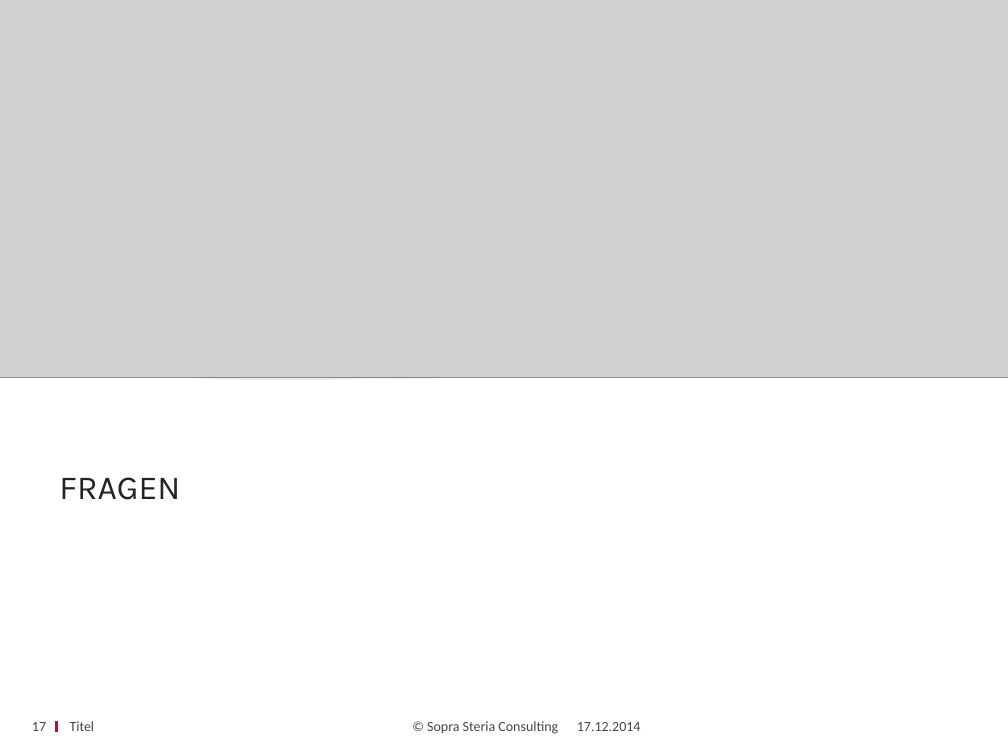
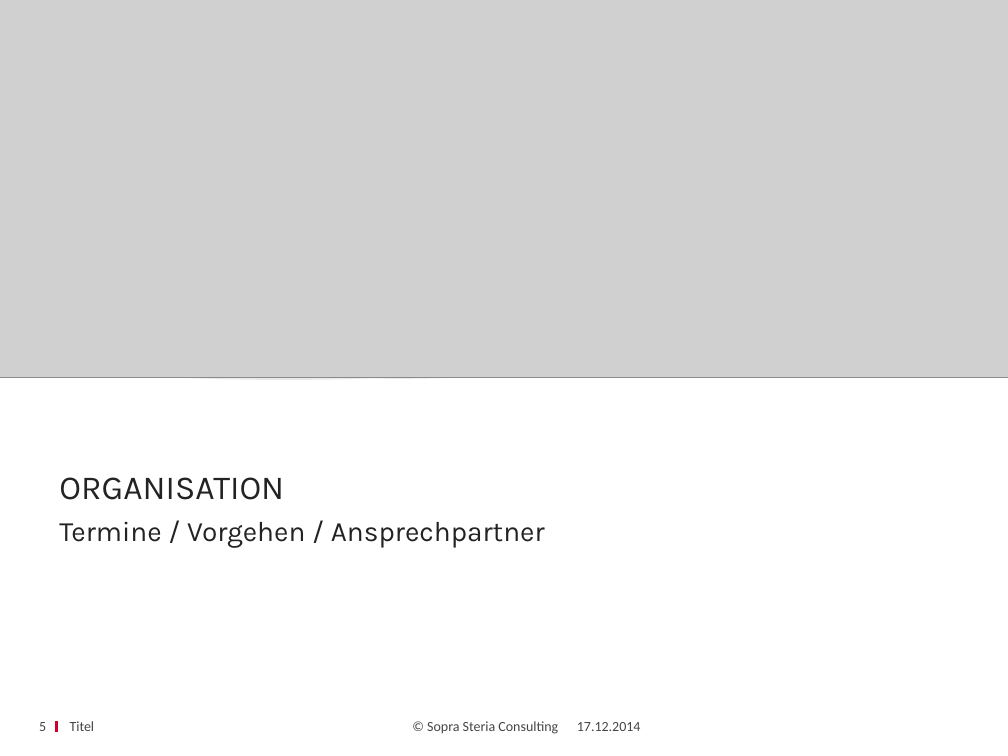
Before and after one commit to amueller0011stad/techupdate, a slide deck: slide 5 of TechUpdate_Status.pptx (slide 17 before the commit). Drawn at 1008x756 pixels with LibreOffice and Linux fonts; fonts in the diff are those of the drawing; grey boxes stand for pictures; background and template pictures are left out. Boxes give left, top, right and bottom in pixels: in the first picture for what was removed or moved away, otherwise in the second. Text is boxed around its words. In the diff, an @@ line names an element or a change of style, - is before the commit and + after.

```diff
--- a/TechUpdate_Status.pptx
+++ b/TechUpdate_Status.pptx
@@ title at box(59, 477, 284, 500): text changed @@
-FRAGEN
+ORGANISATION
@@ subtitle added at box(59, 522, 545, 548), 20 pt, text #232323 @@
+Termine / Vorgehen / Ansprechpartner
@@ page number at box(39, 722, 46, 731): text changed @@
-17
+5
```
Also in this commit, not shown: 6 other slides changed, 6 slides added, 12 slides removed.
